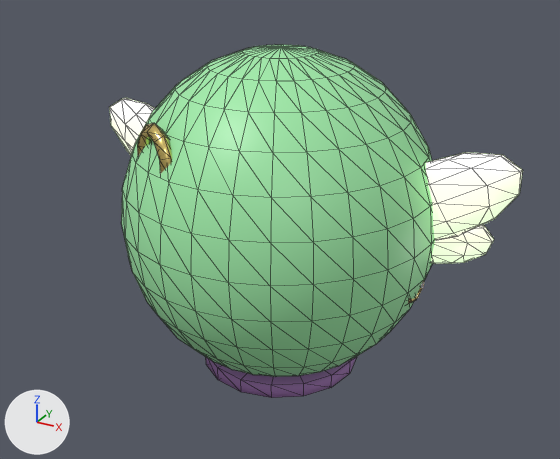
Before and after pictures for a commit that changed the glTF model public/assets/models/eggs/egg_alien_01.glb.
Both versions are drawn from a 50 mm camera at (0.927, -1.69, 1.236) aimed at (0.008, -0.018, 0.4). Every picture has the same lights, and +X, +Y and +Z are marked at lower left. The older version comes first. Mesh edges are drawn as thin lines. Vertices at exactly the same position are counted once.

Names of what the first picture shows: 'ball'.
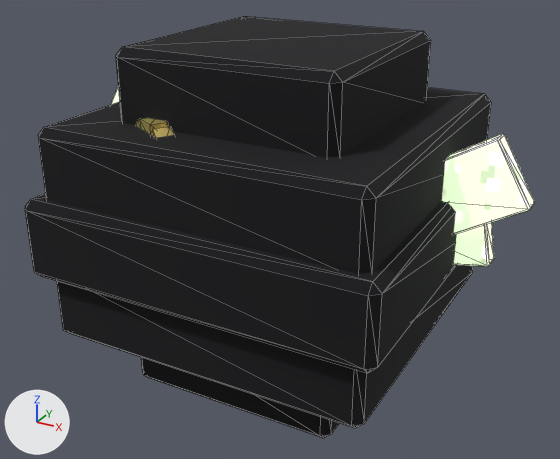
Location of each change, (x1, y1, x2, y2) in pixels of the pictures (560 x 459 px):
```json
{"object": "ball", "change": "surface changed, reshaped, moved, rescaled", "before": [109, 45, 523, 398], "after": [25, 16, 534, 438], "on screen": "23% wider, 19% taller"}
{"part": 1, "of": "me_ball", "change": "rebuilt", "before": [121, 45, 435, 398], "after": [116, 16, 431, 158], "on screen": "60% shorter"}
{"part": 2, "of": "me_ball", "change": "deleted", "before": [109, 98, 523, 304]}
{"part": 3, "of": "me_ball", "change": "added", "after": [25, 85, 534, 438]}
```

Scene script edits in JSON lines:
```json
{"op": "add", "block": "img_px5", "code": ["img_px5 = load_image('px5', '_unpacked/px5', 16, 16, 'sRGB')"]}
{"block": "mat_m5", "where": "n0 = _N.new('ShaderNodeBsdfPrincipled'); n0.name = 'Principled BSDF'"}
{"op": "remove", "block": "mat_m5", "code": "n0.inputs[0].default_value = (0.8, 1.0, 0.65, 1.0)  # 'Base Color', green #e7ffd3"}
{"op": "remove", "block": "mat_m5", "code": "n0.inputs[27].default_value = (0.64, 0.8, 0.52, 1.0)  # 'Emission Color', green #d1e7bf"}
{"op": "set", "path": "n0.inputs[28].default_value", "old": "1.0", "new": "0.8", "note": "'Emission Strength'"}
{"op": "add", "block": "mat_m5", "code": "n2 = _N.new('ShaderNodeTexImage'); n2.name = 'Image Texture'"}
{"op": "add", "block": "mat_m5", "code": "n2.image = img_px5"}
{"op": "add", "block": "mat_m5", "code": "n2.interpolation = 'Closest'"}
{"op": "add", "block": "mat_m5", "code": "n3 = _N.new('ShaderNodeTexImage'); n3.name = 'Image Texture.001'"}
{"op": "add", "block": "mat_m5", "code": "n3.image = img_px5"}
{"op": "add", "block": "mat_m5", "code": "n3.interpolation = 'Closest'"}
{"op": "add", "block": "mat_m5", "code": "_L.new(n2.outputs[0], n0.inputs[27])  # 'Color' to 'Emission Color'"}
{"op": "add", "block": "mat_m5", "code": "_L.new(n3.outputs[0], n0.inputs[0])  # 'Color' to 'Base Color'"}
{"op": "add", "block": "mat_outline_ink", "code": ["mat_outline_ink = principled_material('Outline_Ink')", "mat_outline_ink.base_color = (0.004, 0.004, 0.006)  # black #0d0d12", "mat_outline_ink.roughness = 1.0"]}
{"block": "me_ball", "where": "# used by ob_ball; location = (0.0, 0.0, 0.0)"}
{"op": "remove", "block": "me_ball", "code": "me_ball.from_pydata(...)  # 727 vertices, 1432 faces; spans x -0.602..0.602, y -0.42..0.42, z 0.0..0.88"}
{"op": "add", "block": "me_ball", "code": "me_ball.from_pydata(...)  # 536 vertices, 916 faces; spans x -1.0..1.0, y -0.734..0.734, z -0.718..0.718"}
{"block": "me_ball", "change": "me_ball part 1: the loose piece of 399 vertices spanning x -0.42..0.42, y -0.42..0.42, z 0.0..0.88 is rebuilt with 24 vertices and now spans x -0.459..0.459, y -0.459..0.459, z 0.391..0.718, in mat_outline_ink (black #0d0d12)"}
{"block": "me_ball", "change": "me_ball part 2: 7 loose pieces with 328 vertices, spanning x -0.602..0.602, y -0.351..0.377, z 0.26..0.74, are deleted"}
{"block": "me_ball", "change": "me_ball part 3: 488 vertices added at x -1.0..1.0, y -0.734..0.734, z -0.718..0.699"}
{"block": "me_ball", "change": "other edits to the shape of me_ball do not show in these pictures"}
{"op": "add", "block": "me_ball", "code": "me_ball.materials.append(mat_outline_ink)  # black #0d0d12"}
{"op": "set", "path": "ob_ball.location", "old": "(0.0, 0.0, 0.0)", "new": "(0.0, 0.0, 0.444)"}
{"op": "set", "path": "ob_ball.scale", "old": "(1.0, 1.0, 1.0)", "new": "(0.635, 0.635, 0.635)"}
```
